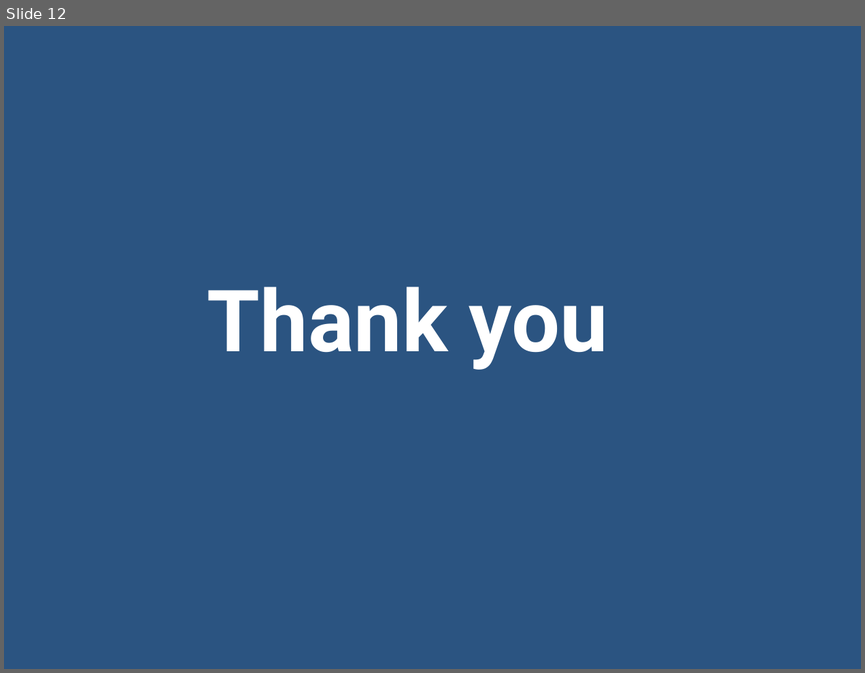
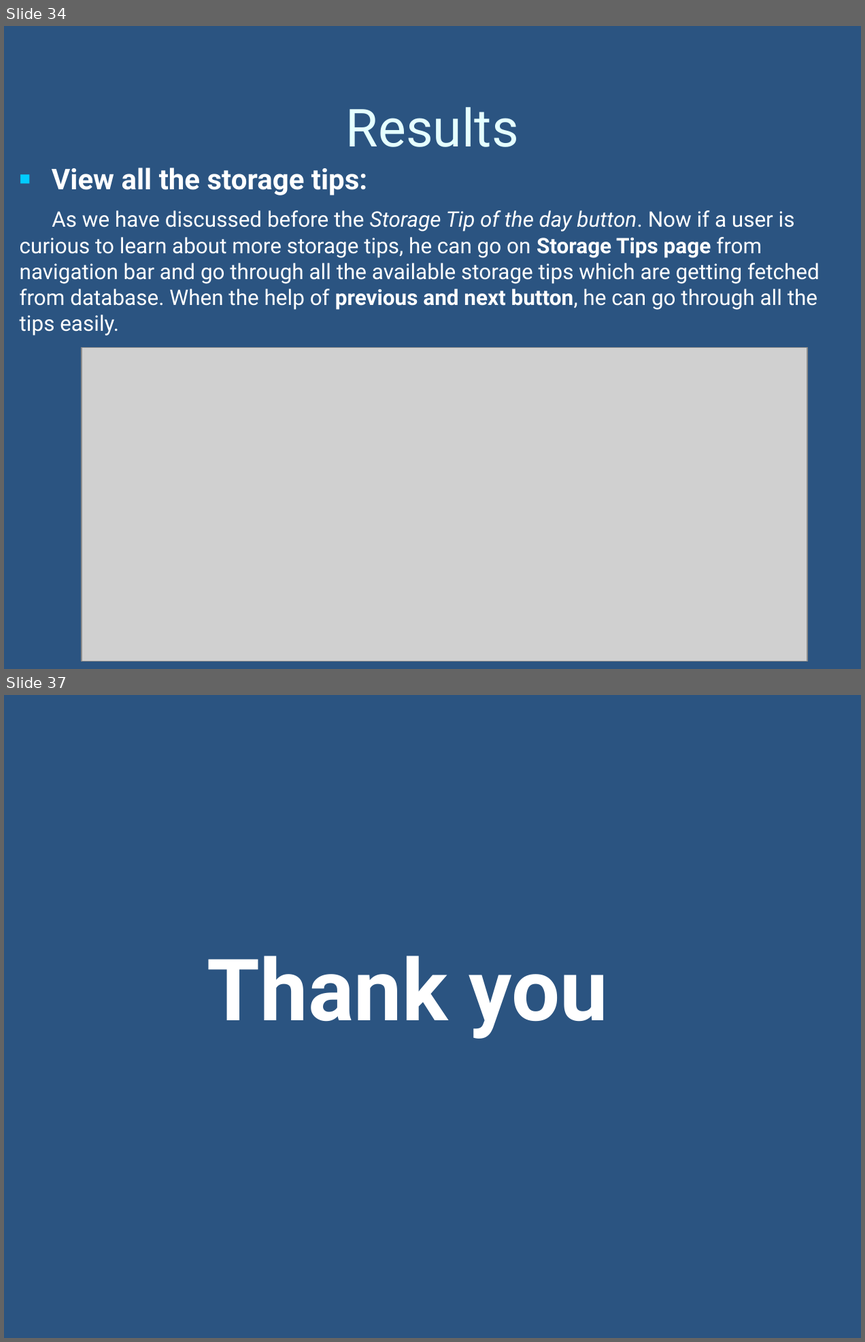
Before and after one commit to bc220403459/food_waste_management_system, a slide deck: documentation/2_FinalPresentation.pptx. Shown one above the other, each under a label of ours: slide 12 before the commit, slides 34 and 37 after it; the slides between them are not shown. The pictures are 865x673 and 865x1342 pixels, drawn with LibreOffice and Linux fonts; fonts in the diff are those of the drawing; grey boxes stand for pictures; background and template pictures are left out. Boxes give left, top, right and bottom in pixels: in the first picture for what was removed or moved away, otherwise in the second. Text is boxed around its words. In the diff, an @@ line names an element or a change of style, - is before the commit and + after.

```diff
--- a/documentation/2_FinalPresentation.pptx
+++ b/documentation/2_FinalPresentation.pptx
@@ slide 34 added at <box>4,26,861,669</box>, background picture (left out) @@
@@ title added at <box>346,107,519,147</box>, 44 pt, text #E5FFFF @@
+Results
@@ text added at <box>20,167,819,335</box>, 18 pt, text #FFFFFF @@
+■ View all the storage tips:
+As we have discussed before the Storage Tip of the day button. Now if a user is curious to learn about more storage tips, he can go on Storage Tips page from navigation bar and go through all the available storage tips which are getting fetched from database. When the help of previous and next button, he can go through all the tips easily.
@@ picture added at <box>82,347,808,661</box> @@
@@ what was slide 12 is now slide 37 @@
```
Also in this commit, not shown: 8 slides changed, 26 other slides added, 2 slides removed, 5 other files.
